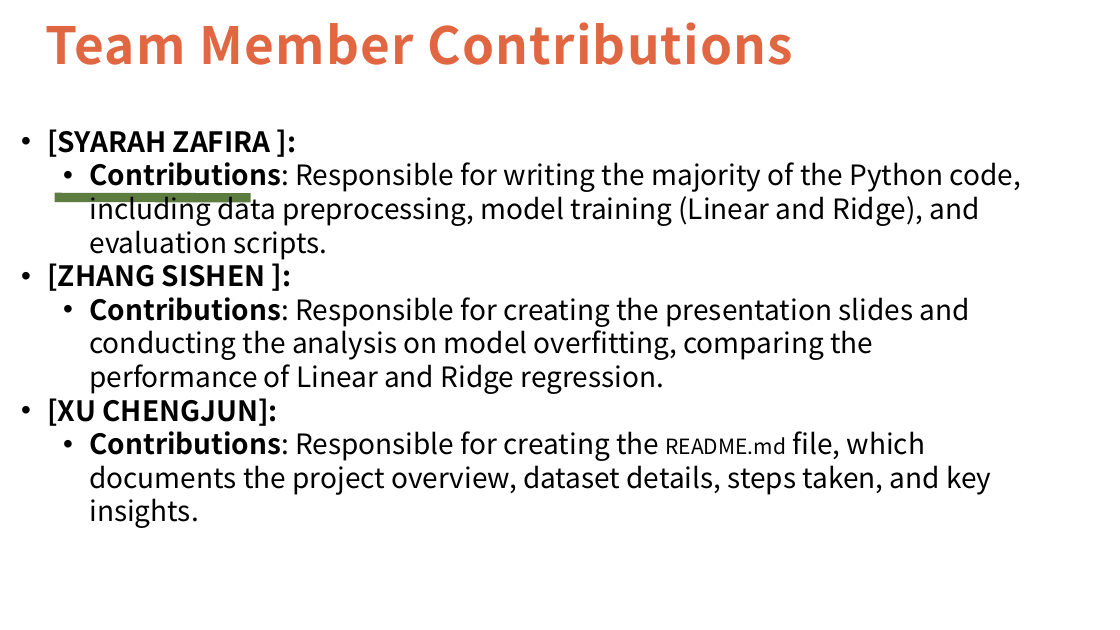
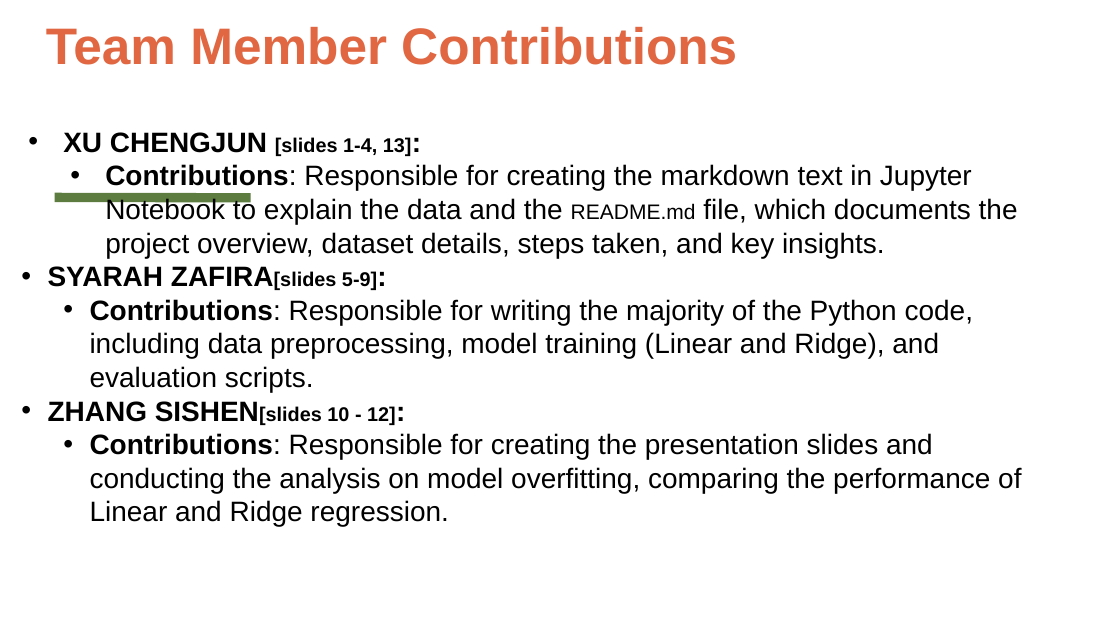
Before and after one commit to dcsweezy/Exploring-Linear-and-Ridge-Regression-with-Cross-Validation_-Group-11, a slide deck: slide 14 of presentation-slide.pptx. Drawn at 1120x630 pixels with LibreOffice and Linux fonts; fonts in the diff are those of the drawing. Boxes give left, top, right and bottom in pixels: in the first picture for what was removed or moved away, otherwise in the second. Text is boxed around its words. In the diff, an @@ line names an element or a change of style, - is before the commit and + after.

Commit message:
update slide

```diff
--- a/presentation-slide.pptx
+++ b/presentation-slide.pptx
@@ title "Team Member Contributions" at [46, 27, 737, 65]: font Noto Sans CJK JP to Arial, letter spacing 1 to 0 pt @@
@@ text at [48, 132, 1018, 290]: text changed; font Noto Sans CJK JP to Arial; bold off @@
-• [SYARAH ZAFIRA ]:
+• XU CHENGJUN [slides 1-4, 13]:
+  • Contributions: Responsible for creating the markdown text in Jupyter Notebook to explain the data and the README.md file, which documents the project overview, dataset details, steps taken, and key insights.
+• SYARAH ZAFIRA[slides 5-9]:
@@ line (55, 197) - (250, 197): stroke #5D7D40 8 pt to #5D7C3F 8 pt @@
@@ text at [90, 299, 1021, 527]: font Noto Sans CJK JP to Arial in "Contributions: Responsible for writing the majority of ...", "Contributions: Responsible for creating the presentation sli ..." @@
@@ text at [47, 393, 991, 528]: paragraphs removed @@
-• [XU CHENGJUN]:
-  • Contributions: Responsible for creating the README.md file, which documents the project overview, dataset details, steps taken, and key insights.
@@ text at [48, 401, 396, 425]: text changed; size 24 to 17 pt; font Noto Sans CJK JP to Arial @@
-• [ZHANG SISHEN ]:
+• ZHANG SISHEN[slides 10 - 12]:
```
Also in this commit, not shown: 14 other slides changed.
